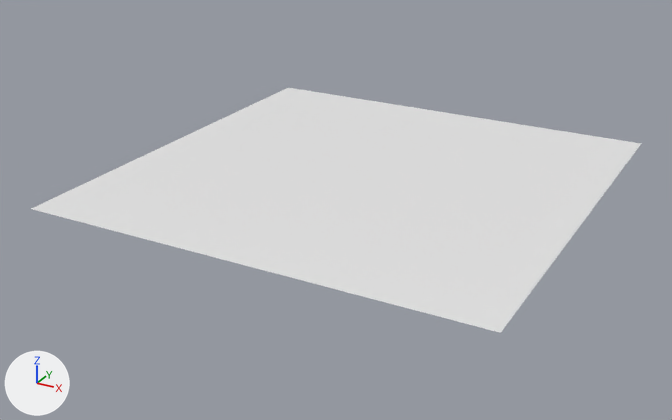
An edit to the OBJ model Models/plane100.obj, drawn before and after from the same camera.
One viewpoint serves both versions: a 50 mm camera at (86.6, -179.9, 75.8) aimed at (-5.0, -13.4, -7.5). Every picture has the same lights, and +X, +Y and +Z are marked at lower left. Where no turn or scale is listed for an object, it has been applied to the vertices.
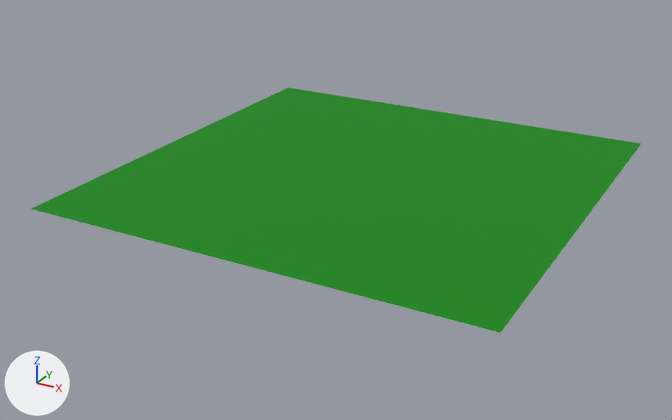
The newer file is also turned or shifted as a whole; pictures and numbers use the older file's frame.

The change, as a diff of the scene's bpy script:
```diff
--- a/Models/plane100.obj.py
+++ b/Models/plane100.obj.py
@@ img_tree_leaves_jpg @@
+img_tree_leaves_jpg = load_image('tree_leaves.jpg', 'tree_leaves.jpg', 512, 512, 'sRGB')
@@ mat_plane100_default @@
+mat_plane100_default = principled_material('plane100_default')
+mat_plane100_default.texture = img_tree_leaves_jpg
+mat_plane100_default.roughness = 0.9
@@ me_plane002 @@
 me_plane002.from_pydata(...)  # 10201 vertices, 20000 faces; spans x -51.4..48.6, y -57.7..42.3, z 0.0
+me_plane002.materials.append(mat_plane100_default)  # picture img_tree_leaves_jpg
```

What differs and where, as boxes (x1, y1, x2, y2) in the pictures (672 x 420 px):
'Plane002', recoloured (white to green)
    both: (31, 88, 641, 333)
